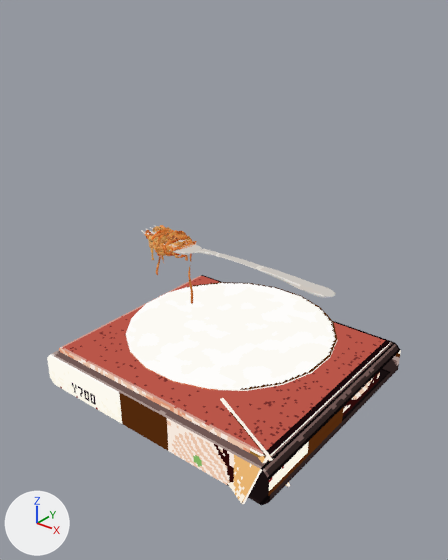
A saved change to the glTF model public/models/lowpix/figures/sampuru/fork.glb.
Camera for both pictures: a camera (50 mm lens) standing at (36.8, -46.3, 41.2) and looking at (-0.4, 0.1, 12.3). The lights are fixed; the arrows at lower left show +X, +Y and +Z. The picture after the commit comes second. Where no turn or scale is listed for an object, it has been applied to the vertices. Vertices at exactly the same position are counted once.

Objects in the first picture: 'base', 'card0', 'card1', 'felt', 'mesh', 'plate'.
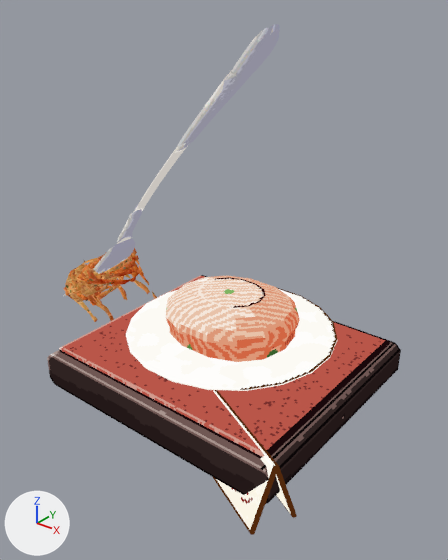
ob_model_pasta is not drawn itself; it is the parent of ob_mesh.

Where the newer file only moved an object's origin or applied its transform, the numbers keep the older frame.

The change, as a list of edits to the scene's bpy script:
```text
Change me_base:
    where me_base.from_pydata(...)  # 16 vertices, 28 faces; spans x -15.0..15.0, y -13.0..13.0, z -2.0..2.0
    used by ob_base; location = (0.0, 0.0, 2.0)
    me_base part 1: texture (UV) coordinates of 16 of 28 faces, centred in x -15.0..15.0, y -13.0..13.0, z -1.8..0.9, changed; they spanned u 0.0..0.89, v 0.32..0.42 and now span u 0.0..0.95, v 0.3..0.36
Change me_felt:
    where me_felt.from_pydata(...)  # 16 vertices, 28 faces; spans x -14.0..14.0, y -12.0..12.0, z -0.3..0.3
    used by ob_felt; location = (0.0, 0.0, 4.3)
    me_felt part 2: texture (UV) coordinates of 16 of 28 faces, centred in x -14.0..14.0, y -12.0..12.0, z -0.2..0.2, changed; they spanned u 0.0..0.89, v 0.25..0.26 and now span u 0.0..1.0, v 0.15..0.19
Change me_card0:
    used by ob_card0; location = (10.5, -8.9, 2.4)
    remove me_card0.from_pydata(...)  # 16 vertices, 28 faces; spans x -4.62..4.62, y -3.08..3.08, z -2.29..2.29
    add me_card0.from_pydata(...)  # 16 vertices, 28 faces; spans x -5.99..5.92, y -3.75..3.58, z -4.51..2.27
    me_card0 part 3: 16 of 16 vertices moved; they spanned x -4.62..4.62, y -3.08..3.08, z -2.29..2.29 and now span x -5.99..5.92, y -3.75..3.58, z -4.51..2.27; mean shift (-0.04, -0.08, -1.12)
Change me_card1:
    used by ob_card1; location = (9.5, -11.1, 2.4)
    remove me_card1.from_pydata(...)  # 16 vertices, 28 faces; spans x -4.62..4.62, y -3.08..3.08, z -2.29..2.29
    add me_card1.from_pydata(...)  # 16 vertices, 28 faces; spans x -5.92..5.99, y -3.58..3.75, z -4.51..2.27
    me_card1 part 4: 16 of 16 vertices moved; they spanned x -4.62..4.62, y -3.08..3.08, z -2.29..2.29 and now span x -5.92..5.99, y -3.58..3.75, z -4.51..2.27; mean shift (0.04, 0.08, -1.12)
Add me_pasta:
    me_pasta.from_pydata(...)  # 126 vertices, 248 faces; spans x -7.5..7.5, y -6.5..6.5, z -2.2..2.2
    me_pasta.materials.append(mat_pixel_solid)
Change ob_model_pasta:
    ob_model_pasta.location: (0.0, 1.0, 6.355) -> (1.0, 1.0, 9.555)
    ob_model_pasta.rotation_euler: (0.0, 0.0, 0.0) -> (0.0, -0.873, 0.0)  # degrees (0, 0, 0) -> degrees (0, -50, 0)
    ob_model_pasta.scale: (0.358, 0.358, 0.358) -> (0.692, 0.692, 0.692)
Add ob_pasta:
    ob_pasta = bpy.data.objects.new('pasta', me_pasta)
    ob_pasta.location = (0.0, 1.0, 8.4)
```

Location of each change, [x1, y1, x2, y2] in pixels of the pictures (448 x 560 px):
'pasta', added (beige)
    after: [166, 276, 299, 362]
'mesh', moved, turned, rescaled
    before: [141, 225, 336, 304]
    after: [63, 24, 280, 322]
'card1', reshaped
    before: [220, 399, 269, 504]
    after: [213, 390, 277, 535]
'card0', reshaped (20% wider, 43% taller)
    before: [222, 398, 290, 487]
    after: [215, 390, 297, 518]
part 1 of me_base, surface changed
    both: [47, 350, 401, 503]
part 2 of me_felt, surface changed
    both: [59, 343, 390, 457]
